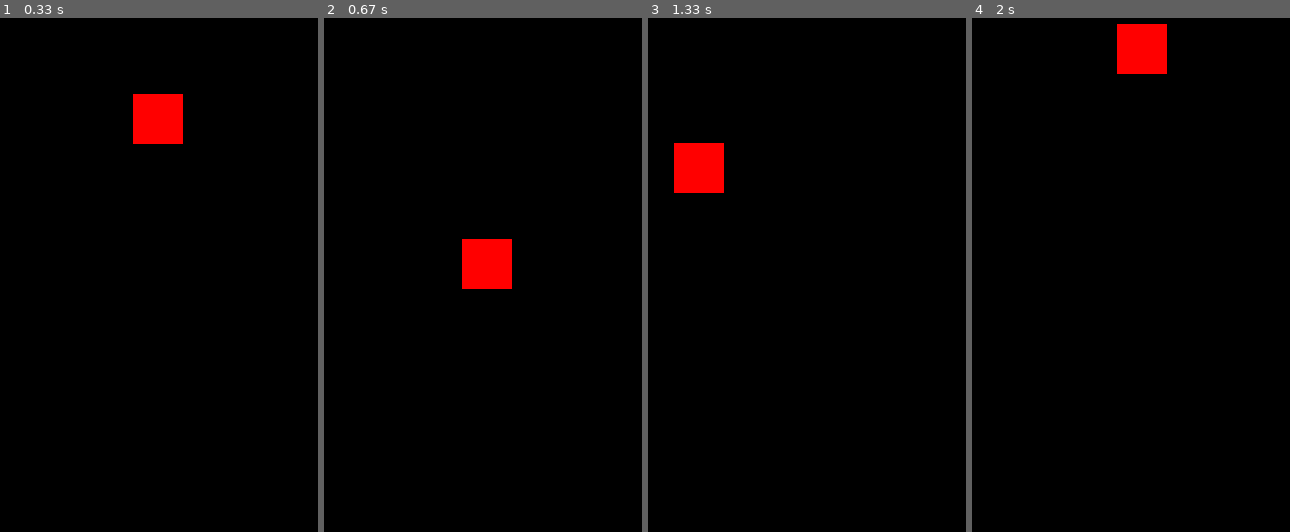
Above: before the commit, frames 1-4 (left to right).
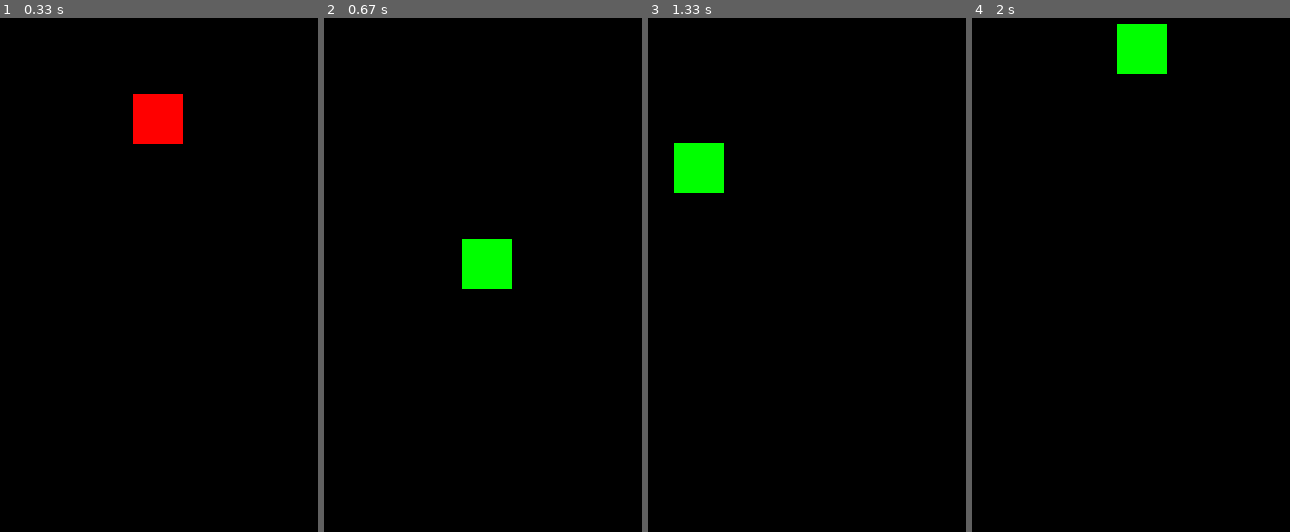
Above: after the commit, the same moments.

Repository: jamad/jamad.github.io
Game: pygame game, started from wasm/2023-12-19-swipe_action/main.py
The game is run twice, just before and just after one commit, with the same random seed, the same clock (stepped at 60 frames per second) and the same inputs.
Inputs (mouse positions are in pixels of both pictures, inside the frame that each line leads up to):
- Up to frame 1 (0.33 s): no input
- Up to frame 2 (0.67 s): click (460, 239) at 0.38 s
- Up to frame 3 (1.33 s): click (787, 280) at 0.72 s; click (673, 141) at 1.05 s
- Up to frame 4 (2 s): click (1242, 465) at 1.38 s; click (1118, 23) at 1.72 s

Frame 1 is identical in both runs. In frame 2, 1.5% of the frame differs, in the area x 43-60%, y 42-53%; in frame 3, 1.5%; in frame 4, 1.5%.

Commit message:
updated game

Diff:
--- a/wasm/2023-12-19-swipe_action/mygame.py
+++ b/wasm/2023-12-19-swipe_action/mygame.py
@@ -7,16 +7,21 @@
 
 # Create a player object
 player = pygame.Surface((50, 50))
-player.fill((255, 0, 0))
 # Set the initial position of the player
 player_pos = [175, 175]
 
+player.fill((255, 0, 0))
+greencolor=0
+
 def mainloop():
-    global player_pos
+    global player_pos, greencolor
     # Check for events
     for event in pygame.event.get():
         if event.type == pygame.MOUSEBUTTONDOWN or event.type == pygame.FINGERDOWN:
             player_pos = event.pos
+            greencolor= not greencolor
+
+    player.fill((255-255*greencolor,255*greencolor,0))
 
     myscreen.fill((0, 0, 0))
     myscreen.blit(player, player_pos)
Not shown, changed: wasm/2023-12-19-swipe_action/2023-12-19-swipe_action.apk
